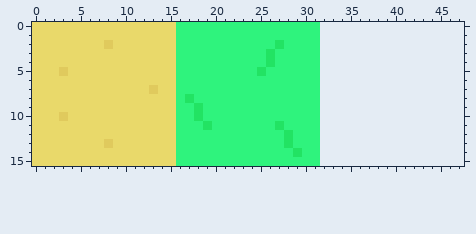
File history of a pixel-art file, Assets/_Project/Art/Aseprite/World Assets/ASE Island Tiles.aseprite. The picture above was drawn from the file before the commit.
32x16 pixels, 1 frame. The old version is drawn lined up with the new one, on the new canvas.
New version:
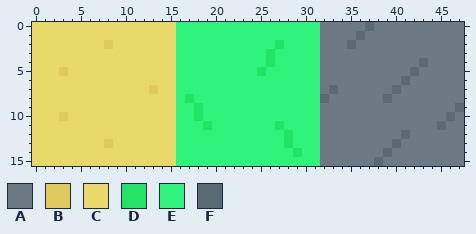
Palette (. is transparent): A #6d7984  B #e0ca5d  C #e9d96a  D #22e363  E #2ff37d  F #596a73
The edit:
canvas 32x16 -> 48x16
@@ x 30..47 @@
- 0 EE................
- 1 EE................
- 2 EE................
- 3 EE................
- 4 EE................
- 5 EE................
- 6 EE................
- 7 EE................
- 8 EE................
- 9 EE................
-10 EE................
-11 EE................
-12 EE................
-13 EE................
-14 EE................
-15 EE................
+ 0 EEAAAAAFAAAAAAAAAA
+ 1 EEAAAAFAAAAAAAAAAA
+ 2 EEAAAFAAAAAAAAAAAA
+ 3 EEAAAAAAAAAAAAAAAA
+ 4 EEAAAAAAAAAAAFAAAA
+ 5 EEAAAAAAAAAAFAAAAA
+ 6 EEAAAAAAAAAFAAAAAA
+ 7 EEAFAAAAAAFAAAAAAA
+ 8 EEFAAAAAAFAAAAAAAA
+ 9 EEAAAAAAAAAAAAAAAF
+10 EEAAAAAAAAAAAAAAFA
+11 EEAAAAAAAAAAAAAFAA
+12 EEAAAAAAAAAFAAAAAA
+13 EEAAAAAAAAFAAAAAAA
+14 EEAAAAAAAFAAAAAAAA
+15 EEAAAAAAFAAAAAAAAA
Where, in picture pixels (left, top, right, bottom), the same in both pictures:
added: (320, 22, 464, 166)
